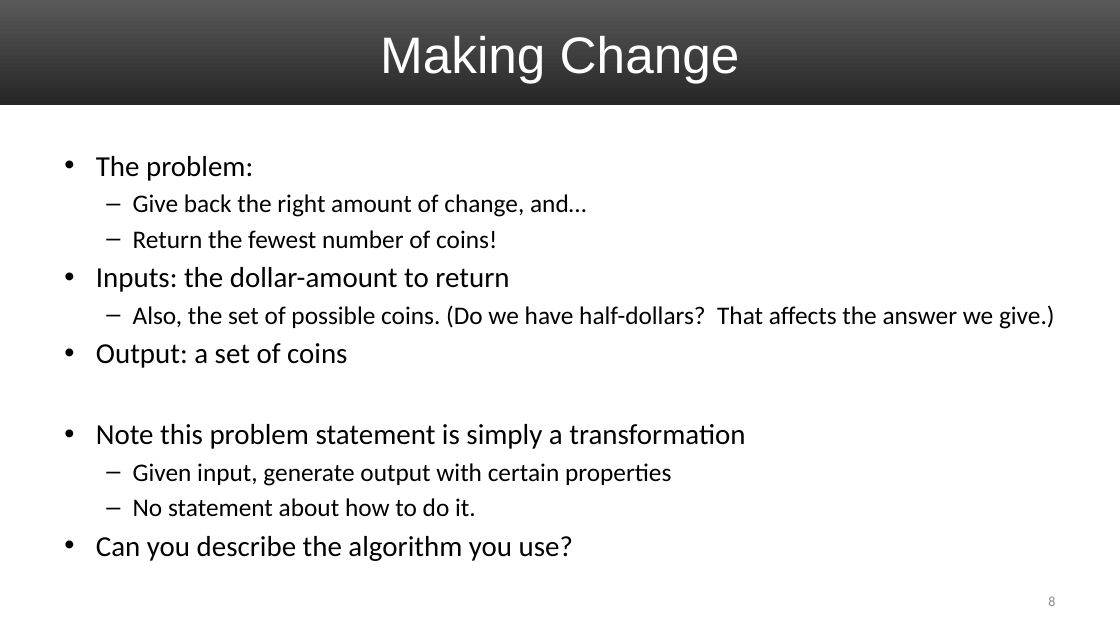
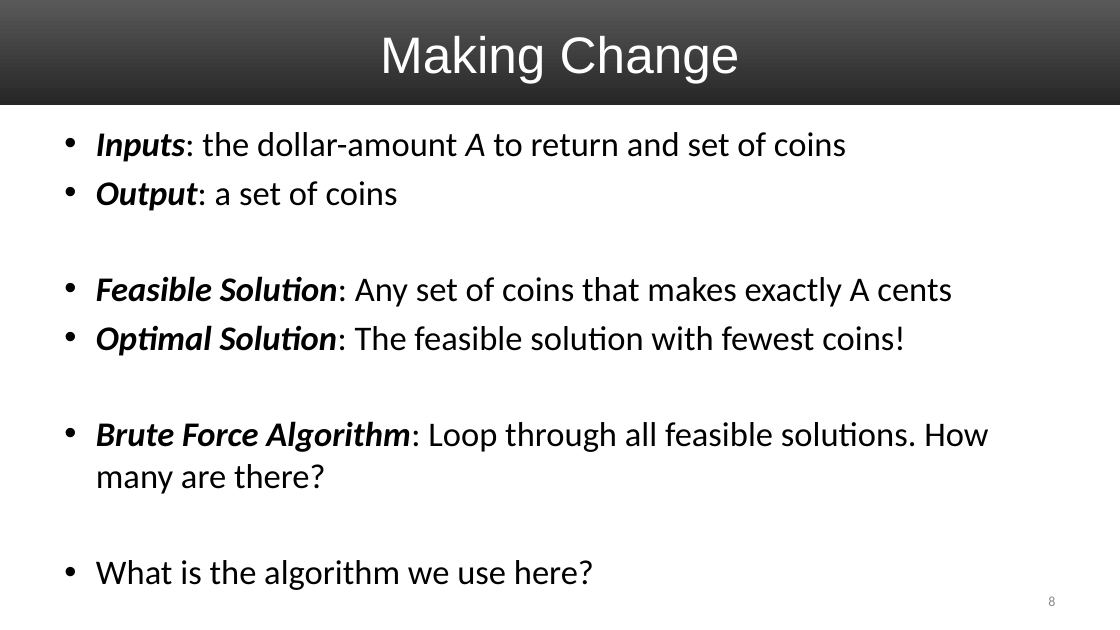
Before and after one commit to markfloryan/dsa2, a slide deck: slide 8 of slides/04-GreedyIntroChange.pptx. Drawn at 1120x630 pixels with LibreOffice and Linux fonts; fonts in the diff are those of the drawing. Boxes give left, top, right and bottom in pixels: in the first picture for what was removed or moved away, otherwise in the second. Text is boxed around its words. In the diff, an @@ line names an element or a change of style, - is before the commit and + after.

Commit message:
slide updates

```diff
--- a/slides/04-GreedyIntroChange.pptx
+++ b/slides/04-GreedyIntroChange.pptx
@@ text "Inputs: the dollar-amount A to ...": place and size @@
-text "Inputs: the dollar-amount A to ..." at (96,156,1055,561)
+text "Inputs: the dollar-amount A to ..." at (96,132,988,590)
@@ text at (96,132,846,162): text changed; size 21.7 to 29.6 pt @@
-• The problem:
-  – Give back the right amount of change, and…
-  – Return the fewest number of coins!
-• Inputs: the dollar-amount to return
-  – Also, the set of possible coins. (Do we have half-dollars? That affects the answer we give.)
+• Inputs: the dollar-amount A to return and set of coins
@@ text at (96,181,398,211): size 24.8 to 29.6 pt in "Output: a set of coins"; bold on, italic on in "Output:" @@
@@ text at (96,276,988,590): text changed; size 24.8 to 29.6 pt @@
-• Note this problem statement is simply a transformation
-  – Given input, generate output with certain properties
-  – No statement about how to do it.
-• Can you describe the algorithm you use?
+• Feasible Solution: Any set of coins that makes exactly A cents
+• Optimal Solution: The feasible solution with fewest coins!
+• Brute Force Algorithm: Loop through all feasible solutions. How many are there?
+• What is the algorithm we use here?
```
Also in this commit, not shown: 3 other slides changed, 2 slides added, 1 slide removed, 2 other files.
